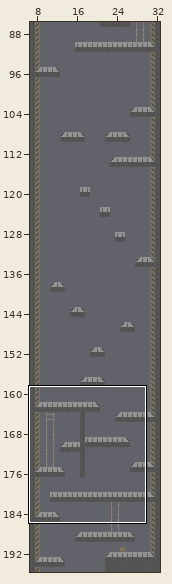
Tiled map (JSON): assets/map/torre_5.json. Above: a wide view before the commit, with the close-up outlined.
Close-up. The starting point:
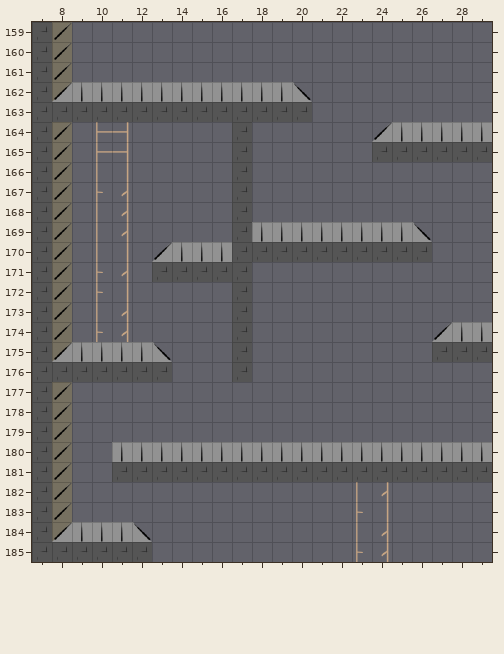
Cells are 32x32 px. Shown: x 7..29, y 159..185. The commit also changed other parts of the map, which this record leaves out.
After:
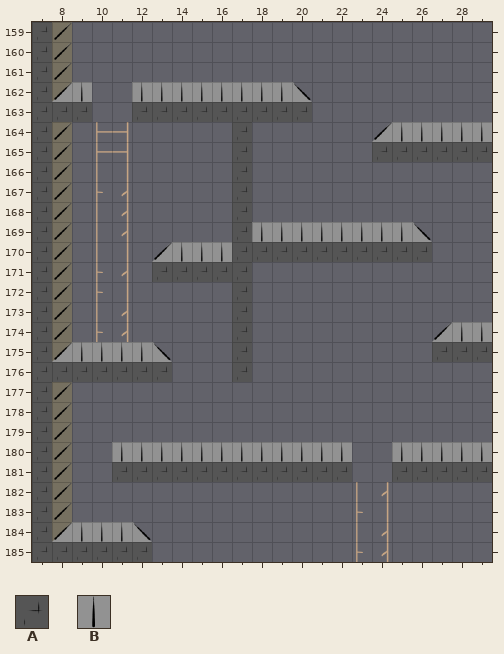
Key: from "torre5": A 14, B 15.
_ is an empty cell.
Diff:
Layer "Tower":
y 162: x 10..11 BB -> __
y 163: x 10..11 AA -> __
y 180: x 23..24 BB -> __
y 181: x 23..24 AA -> __
Where, in picture pixels (left, top, right, bottom), the same in both close-ups:
removed: (92, 82, 132, 122)
removed: (352, 442, 392, 482)
